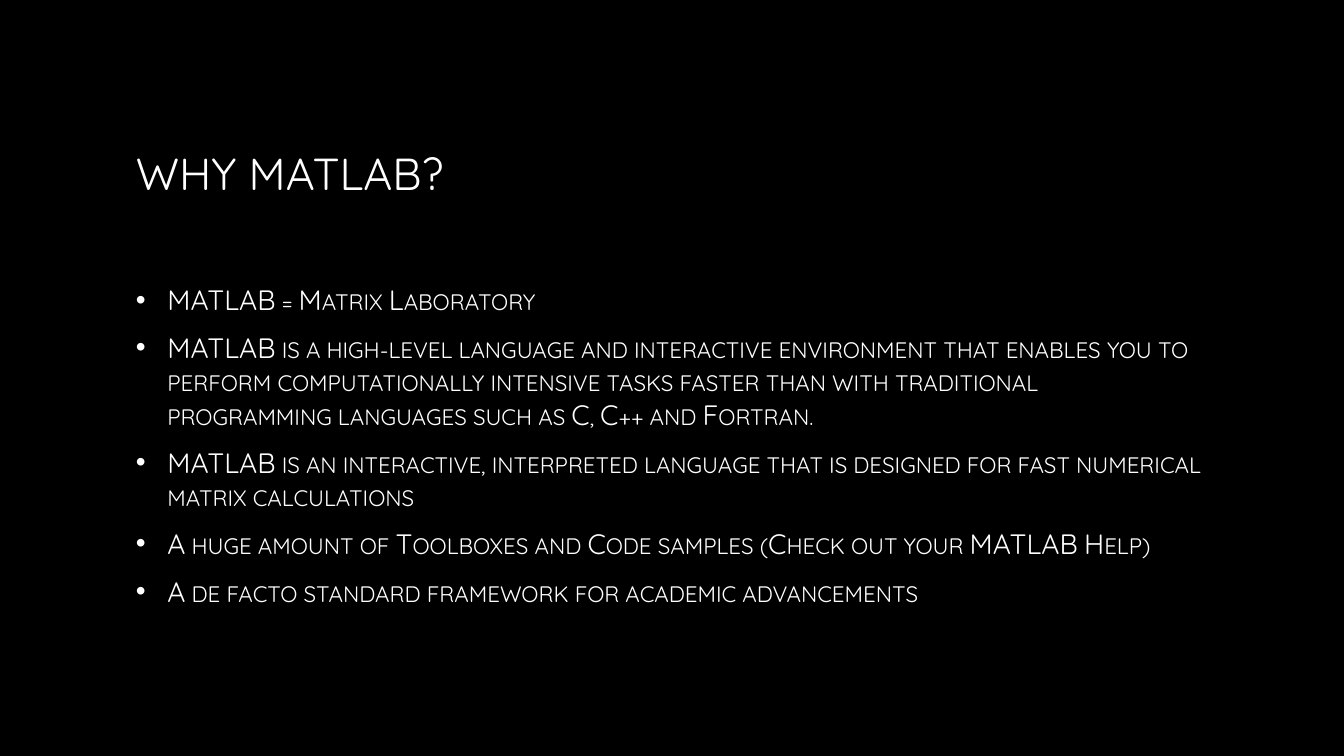
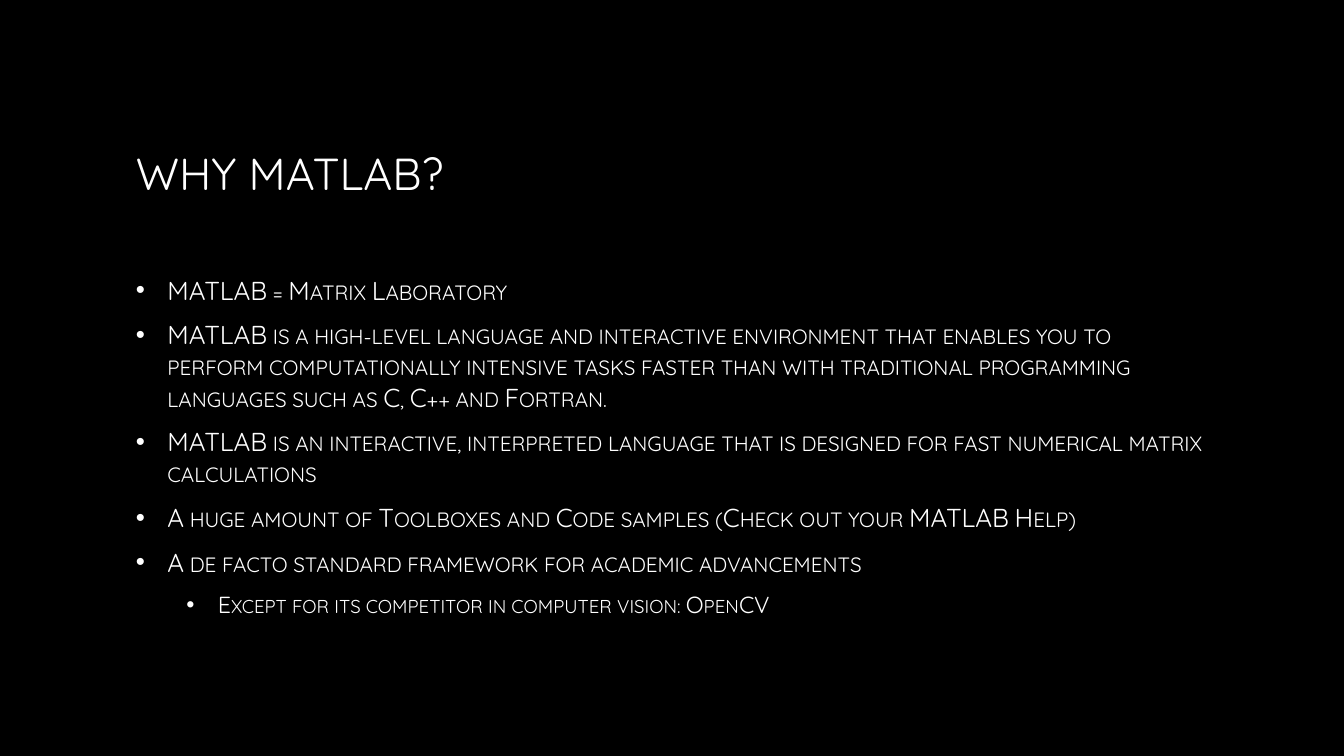
Before and after one commit to nimamahmoudi/MM2016-Codes-Slides, a slide deck: slide 4 of Session 1/MM2016Slide1.pptx (slide 3 before the commit). Drawn at 1344x756 pixels with LibreOffice and Linux fonts; fonts in the diff are those of the drawing; background and template pictures are left out. Boxes give left, top, right and bottom in pixels: in the first picture for what was removed or moved away, otherwise in the second. Text is boxed around its words. In the diff, an @@ line names an element or a change of style, - is before the commit and + after.

```diff
--- a/Session 1/MM2016Slide1.pptx
+++ b/Session 1/MM2016Slide1.pptx
@@ text at (167, 282, 1202, 573): size 20 to 18.5 pt in "MATLAB = Matrix Laboratory", "MATLAB is a high-level language and interactive ...", "MATLAB is an interactive, interpreted language that ...", "A huge amount of Toolboxes and Code ..." and 1 more places @@
@@ text at (292, 599, 680, 614): paragraph added @@
+  • Except for its competitor in computer vision: OpenCV
```
Also in this commit, not shown: 2 slides added, 1 other file.
